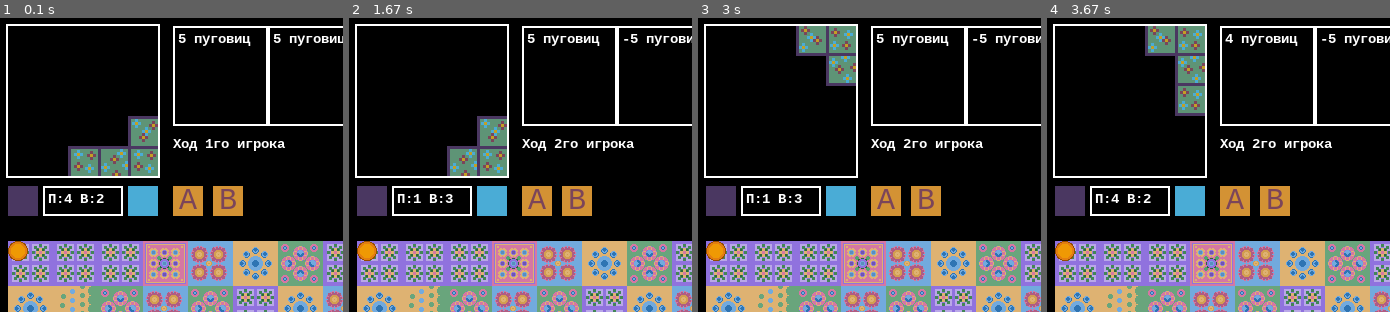
Above: before the commit, frames 1-4 (left to right).
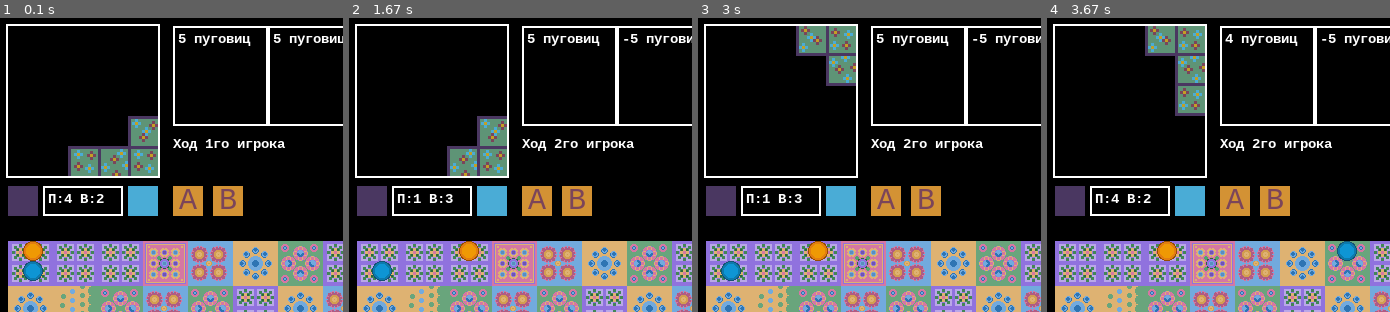
Above: after the commit, the same moments.

Repository: vprokhorova28/patchwork
Game: pygame game, started from Patchwork and pygame.py
Same seed, same stepped clock (60 frames per second), same inputs: the game is played once before the commit and once after it.
Inputs (mouse positions are % of the whole screen's width and height, from its top left):
- Up to frame 1 (0.1 s): no input
- Up to frame 2 (1.67 s): click "B" at 0.38 s; click (66, 31) at 0.72 s; click (19, 75) at 1.05 s; click (66, 31) at 1.38 s
- Up to frame 3 (3 s): click (47, 33) at 2.72 s
- Up to frame 4 (3.67 s): click "B" at 3.05 s; click (12, 28) at 3.38 s
The pictures show only the part of the screen within x 46-95%, y 0-50%; the shares and areas given below are measured in that part.

The runs differ from the first frame. In frame 1, 0.9% of the frame differs, in the area x 2-13%, y 75-90%; in frame 2, 0.9%, in the area x 2-38%, y 75-90%; in frame 3, 0.9%; in frame 4, 0.9%.

Commit message:
6.1.1 жетоны передвигаются, перехода хода всё ещё нет

Diff:
--- a/Patchwork and pygame.py
+++ b/Patchwork and pygame.py
@@ -524,6 +524,9 @@
 
     token1 = TimeToken('жетон 1.bmp', 1)
     token2 = TimeToken('жетон 2.bmp', 2)
+    tokens_sprites_list = pygame.sprite.Group()
+    tokens_sprites_list.add(token1)
+    tokens_sprites_list.add(token2)
 
     player1 = Player(token1)
     player2 = Player(token2)
@@ -546,8 +549,6 @@
     # board_1.set_view(10, 10, 30)
     # board_2 = Board(BOARD_HEIGHT, BOARD_WIDTH, tiles_list, qb2, 300)
     # board_2.set_view(10, 10, 30)
-
-
 
     index = 0
     image_configuration = 0
@@ -599,8 +600,9 @@
         # нужно отрисовывать один тайл, а не все сразу
         screen.blit(all_tiles[index].image, all_tiles[index].rect)
         screen.blit(timeline_sprite.image, timeline_sprite.rect)
-        screen.blit(token2.image, timeline_sprite.rect)
-        screen.blit(token1.image, timeline_sprite.rect)
+        # screen.blit(token2.image, timeline_sprite.rect)
+        # screen.blit(token1.image, timeline_sprite.rect)
+        tokens_sprites_list.draw(screen)
 
         # all_sprites.draw(screen)
 
